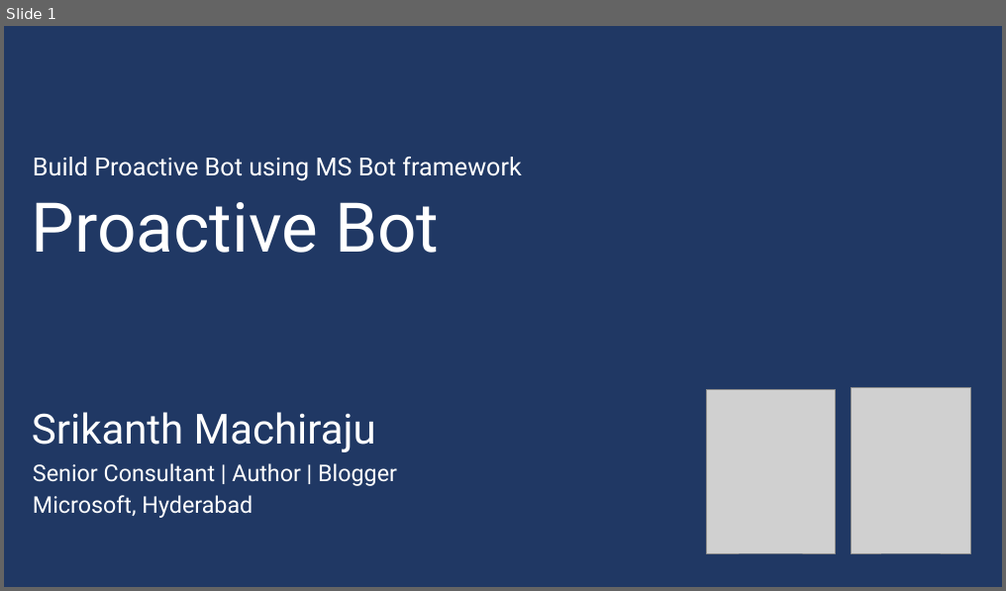
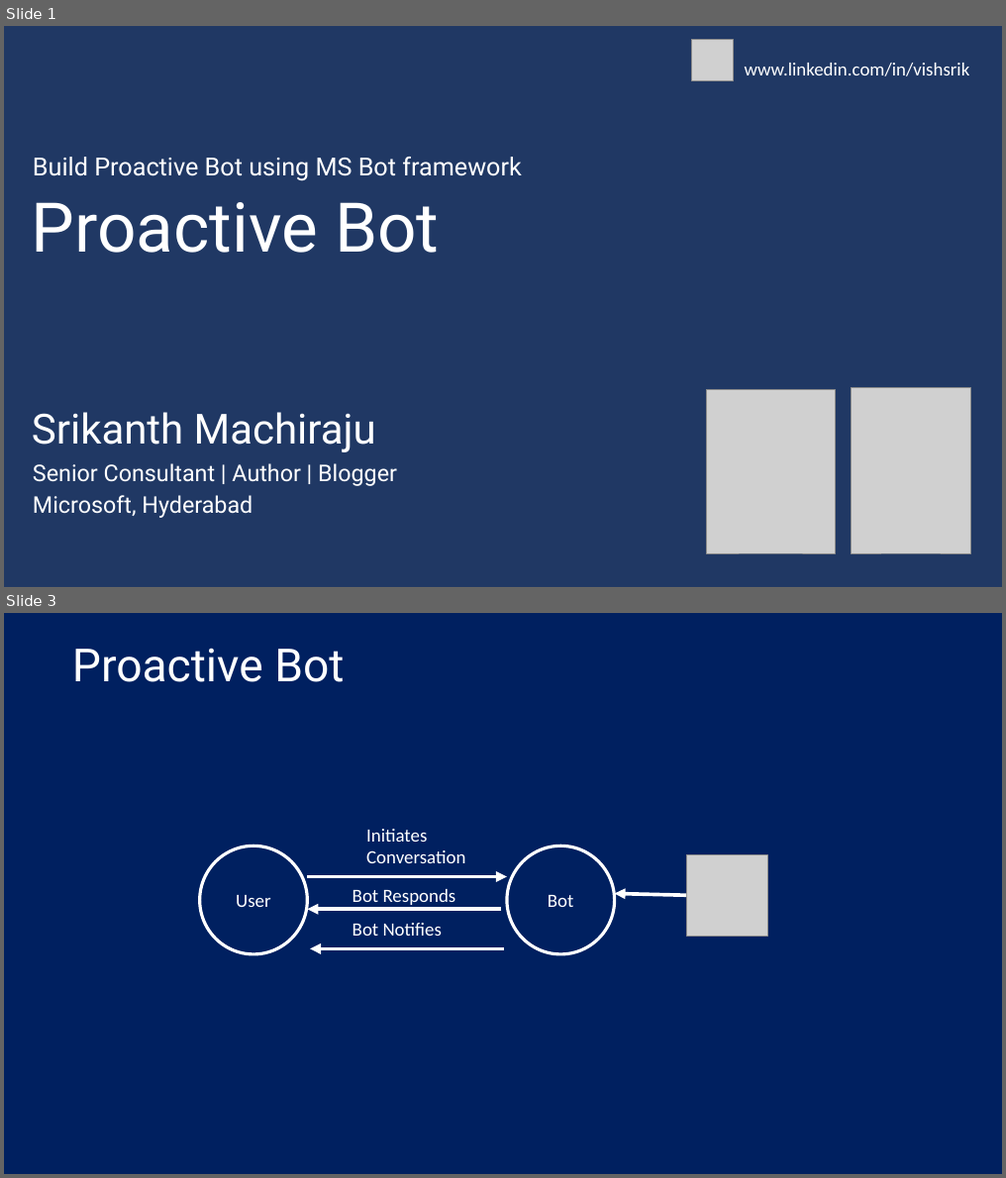
Before and after one commit to sriksmachi/mycode, a slide deck: SimpleProactiveBot/ProactiveBot.pptx. Shown one above the other, each under a label of ours: slide 1 before the commit, slides 1 and 3 after it; the slides between them are not shown. The pictures are 1006x591 and 1006x1178 pixels, drawn with LibreOffice and Linux fonts; fonts in the diff are those of the drawing; grey boxes stand for pictures. Boxes give left, top, right and bottom in pixels: in the first picture for what was removed or moved away, otherwise in the second. Text is boxed around its words. In the diff, an @@ line names an element or a change of style, - is before the commit and + after.

```diff
--- a/SimpleProactiveBot/ProactiveBot.pptx
+++ b/SimpleProactiveBot/ProactiveBot.pptx
@@ slide 3 added at bbox=[4, 613, 1002, 1174], background #002060 @@
@@ title added at bbox=[72, 648, 344, 682], 44 pt, text #FFFFFF @@
+Proactive Bot
@@ ellipse added at bbox=[199, 846, 307, 955], fill #002060, outline #FFFFFF 3 pt, 18 pt, text #FFFFFF @@
+User
@@ text added at bbox=[366, 829, 465, 863], 18 pt, text #FFFFFF @@
+Initiates Conversation
@@ ellipse added at bbox=[507, 846, 615, 955], fill #002060, outline #FFFFFF 3 pt, 18 pt, text #FFFFFF @@
+Bot
@@ arrow added from (307, 877) to (507, 877), #FFFFFF 3.5 pt @@
@@ picture added at bbox=[686, 855, 767, 936] @@
@@ arrow added from (502, 909) to (307, 909), #FFFFFF 3.5 pt @@
@@ text added at bbox=[352, 889, 456, 908], 18 pt, text #FFFFFF @@
+Bot Responds
@@ arrow added from (686, 895) to (615, 894), #FFFFFF 3.5 pt @@
@@ text added at bbox=[352, 923, 442, 936], 18 pt, text #FFFFFF @@
+Bot Notifies
@@ arrow added from (504, 950) to (310, 950), #FFFFFF 3.5 pt @@
@@ slide 1 changed as well @@
@@ picture added at bbox=[691, 39, 734, 80] @@
@@ text added at bbox=[745, 63, 970, 76], 18 pt, text #FFFFFF @@
+www.linkedin.com/in/vishsrik
```
Also in this commit, not shown: 4 other slides changed, 3 other slides added, 9 other files.
